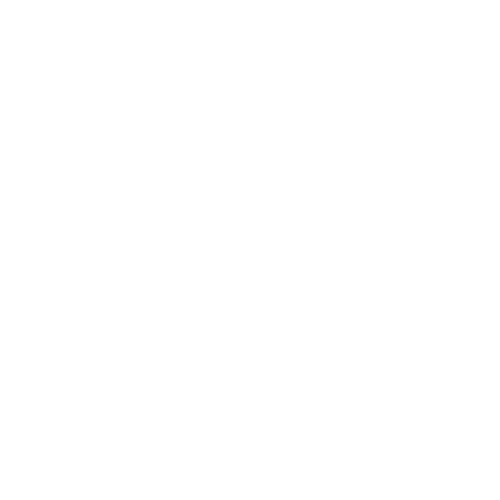
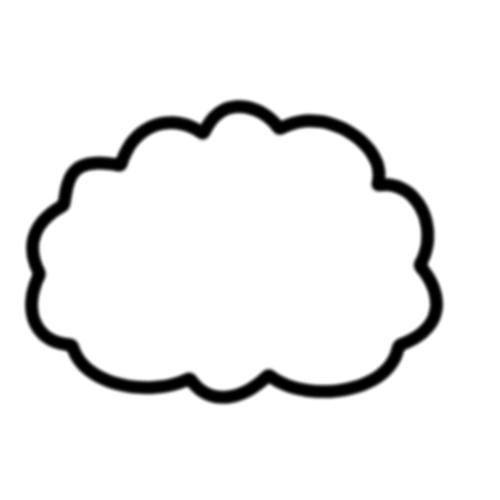
Layered file, before and after one edit (500x500). Changes by layer:
added group "cloud" with 2 layers over [22, 97, 446, 407]
added layer "Layer #21" in group "cloud" over [22, 97, 446, 407]
added layer "Layer #20" in group "cloud" over [22, 97, 446, 407]
